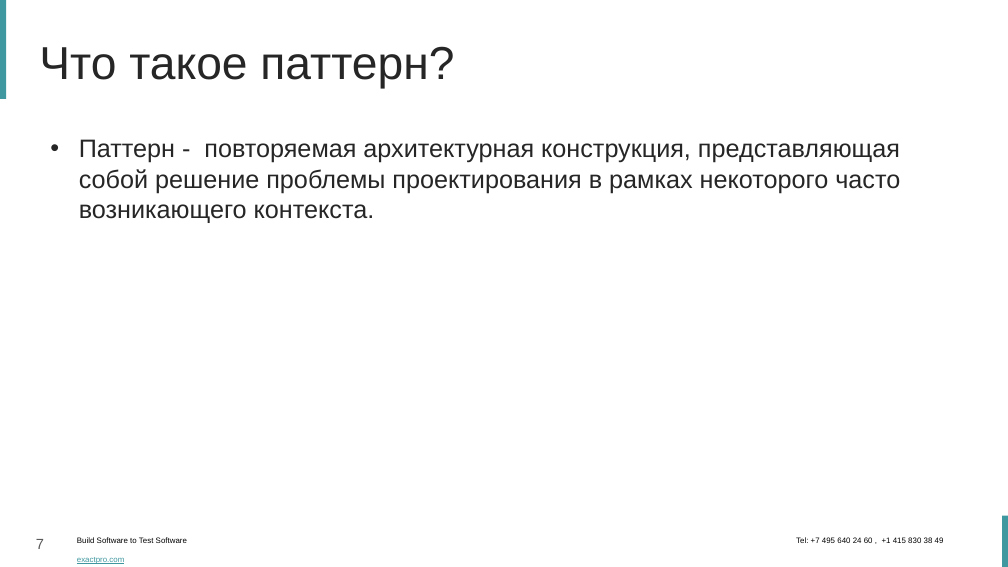
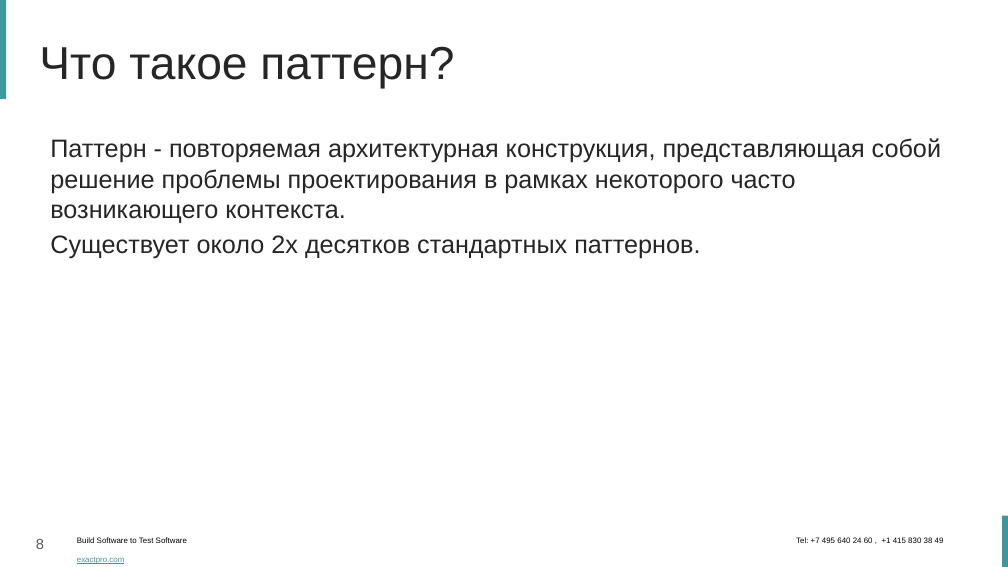
Before and after one commit to dzavodchikov/ChessMVC, a slide deck: slide 8 of Паттерн MVC.pptx (slide 7 before the commit). Drawn at 1008x567 pixels with LibreOffice and Linux fonts; fonts in the diff are those of the drawing; background and template pictures are left out. Boxes give left, top, right and bottom in pixels: in the first picture for what was removed or moved away, otherwise in the second. Text is boxed around its words. In the diff, an @@ line names an element or a change of style, - is before the commit and + after.

```diff
--- a/Паттерн MVC.pptx
+++ b/Паттерн MVC.pptx
@@ text at (50,138,941,223): bullet • to none @@
@@ text at (50,235,700,259): paragraph added @@
+Существует около 2х десятков стандартных паттернов.
@@ page number at (36,539,44,549): text changed @@
-7
+8
```
Also in this commit, not shown: 6 other slides changed, 5 slides added, 3 slides removed.
